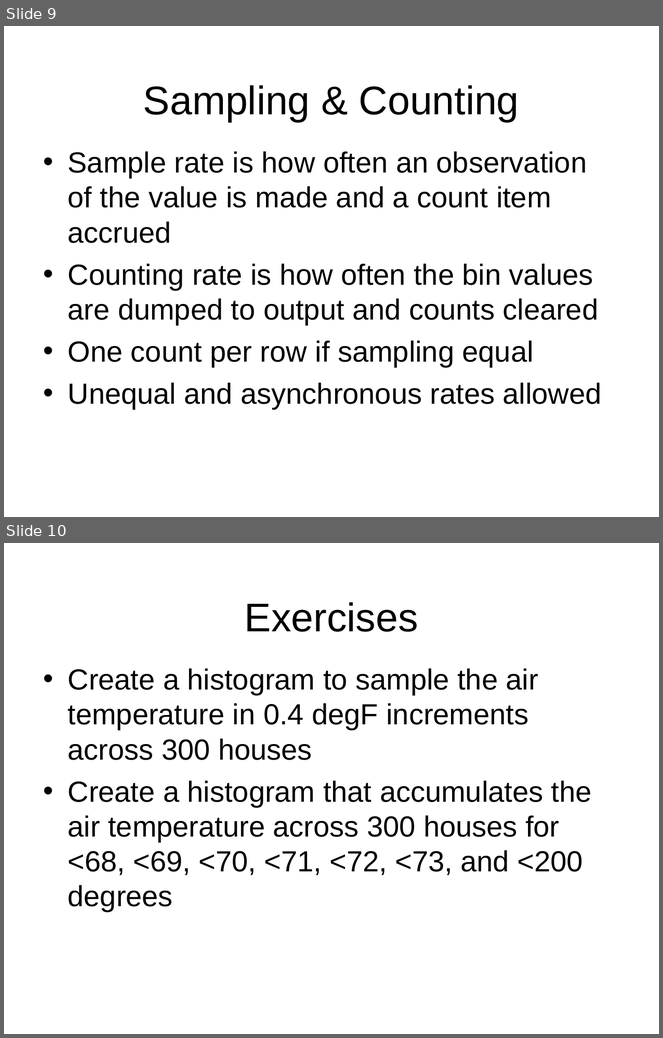
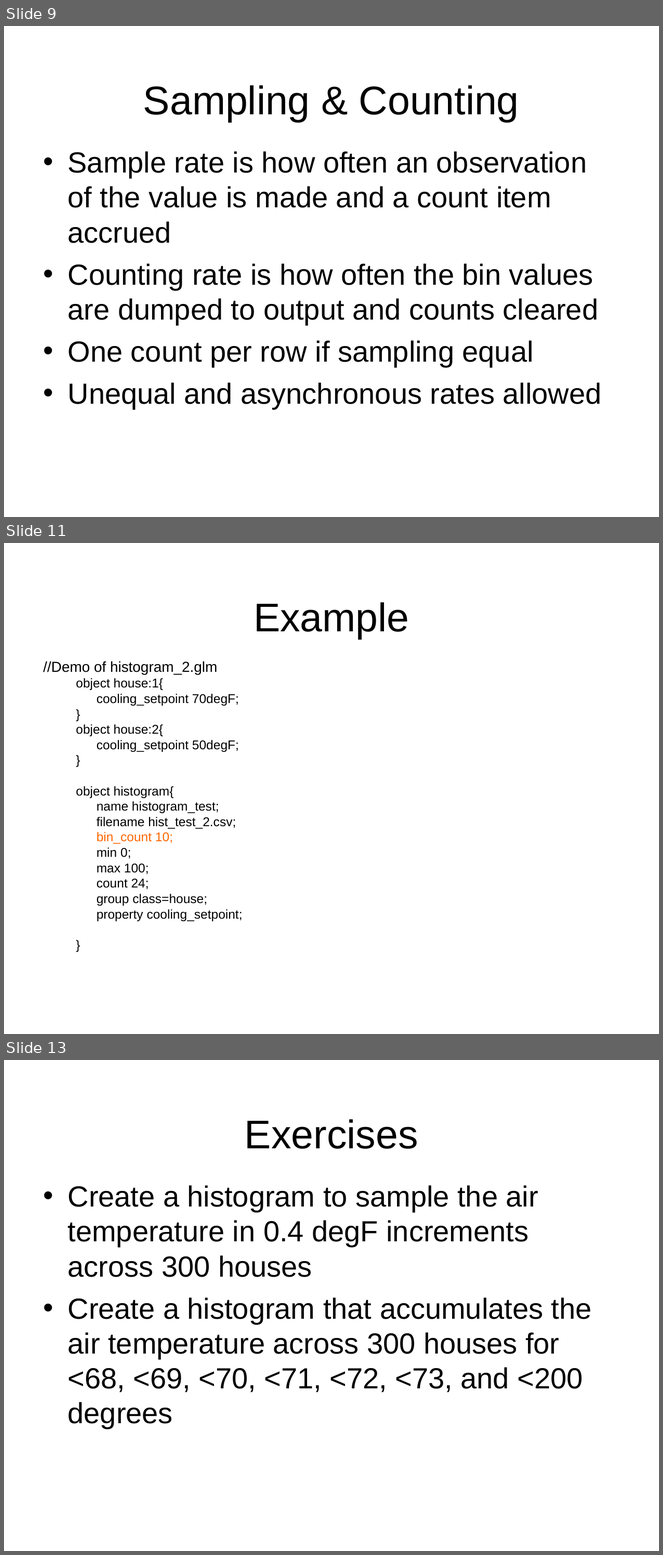
Before and after one commit to gridlab-d/course, a slide deck: 2.5 - Histograms.pps. Shown one above the other, each under a label of ours: slides 9 and 10 before the commit, slides 9, 11 and 13 after it; the slides between them are not shown. The pictures are 663x1038 and 663x1555 pixels, drawn with LibreOffice and Linux fonts; fonts in the diff are those of the drawing; background and template pictures are left out. Boxes give left, top, right and bottom in pixels: in the first picture for what was removed or moved away, otherwise in the second. Text is boxed around its words. In the diff, an @@ line names an element or a change of style, - is before the commit and + after.

```diff
--- a/2.5 - Histograms.pps
+++ b/2.5 - Histograms.pps
@@ slide 11 added at <box>4,543,659,1034</box>, background picture (left out) @@
@@ title added at <box>254,602,409,639</box>, 44 pt, text #000000 @@
+Example
@@ text added at <box>43,661,243,922</box>, 14 pt, text #000000 @@
+//Demo of histogram_2.glm
+  object house:1{
+  cooling_setpoint 70degF;
+  }
+  object house:2{
+  cooling_setpoint 50degF;
+  }
+  object histogram{
+  name histogram_test;
+  filename hist_test_2.csv;
+  bin_count 10;
+  min 0;
+  max 100;
+  count 24;
+  group class=house;
+  property cooling_setpoint;
+  }
@@ what was slide 10 is now slide 13 @@
```
Also in this commit, not shown: 2 other slides added, 4 other files.
